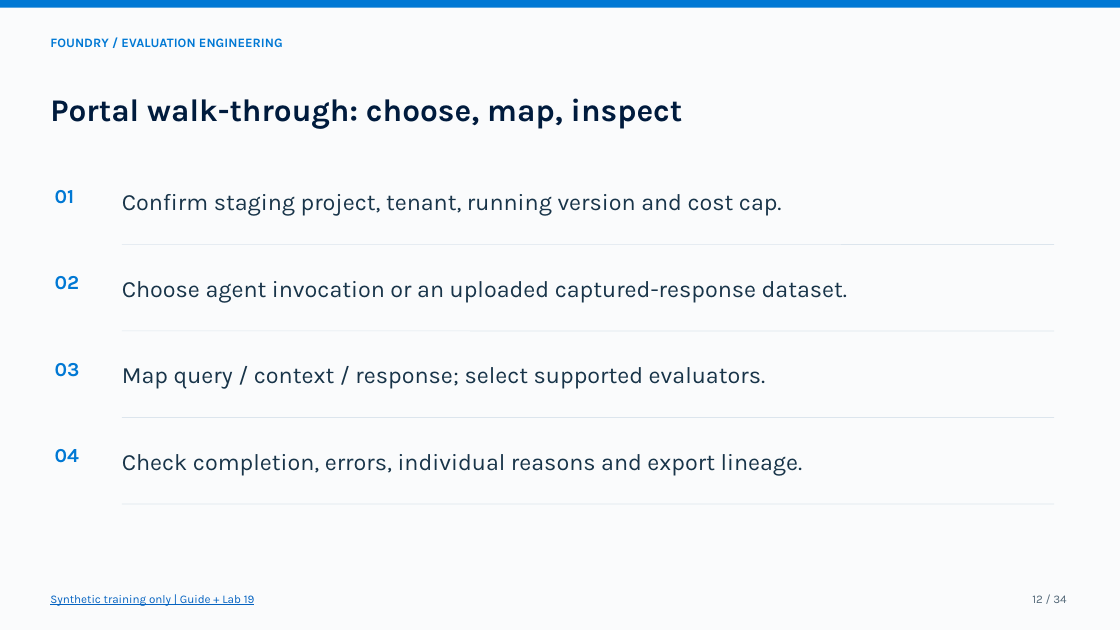
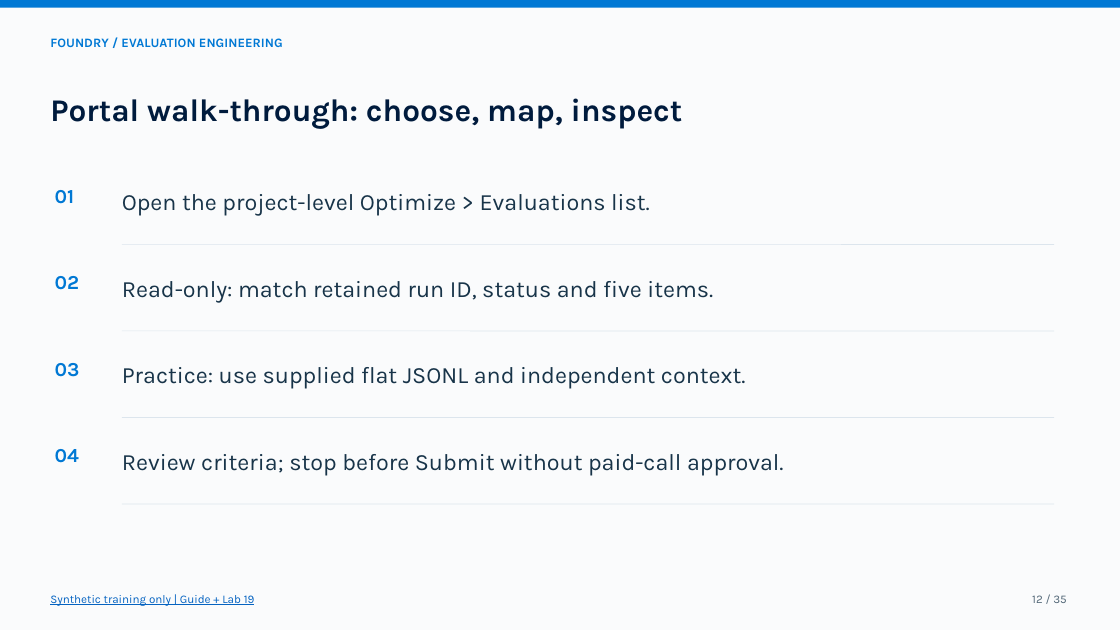
Before and after one commit to devopsabcs-engineering/foundry-hosted-agents-fsi, a slide deck: slide 12 of docs/assets/decks/foundry-evaluation-engineering-en.pptx. Drawn at 1120x630 pixels with LibreOffice and Linux fonts; fonts in the diff are those of the drawing. Boxes give left, top, right and bottom in pixels: in the first picture for what was removed or moved away, otherwise in the second. Text is boxed around its words. In the diff, an @@ line names an element or a change of style, - is before the commit and + after.

```diff
--- a/docs/assets/decks/foundry-evaluation-engineering-en.pptx
+++ b/docs/assets/decks/foundry-evaluation-engineering-en.pptx
@@ text at <box>122,194,650,216</box>: text changed @@
-Confirm staging project, tenant, running version and cost cap.
+Open the project-level Optimize > Evaluations list.
@@ text at <box>122,281,713,302</box>: text changed @@
-Choose agent invocation or an uploaded captured-response dataset.
+Read-only: match retained run ID, status and five items.
@@ text at <box>122,367,746,389</box>: text changed @@
-Map query / context / response; select supported evaluators.
+Practice: use supplied flat JSONL and independent context.
@@ text at <box>122,454,784,475</box>: text changed @@
-Check completion, errors, individual reasons and export lineage.
+Review criteria; stop before Submit without paid-call approval.
@@ text at <box>1032,595,1066,603</box>: text changed @@
-12 / 34
+12 / 35
```
Also in this commit, not shown: 33 other slides changed, 1 slide added, 12 other files.
